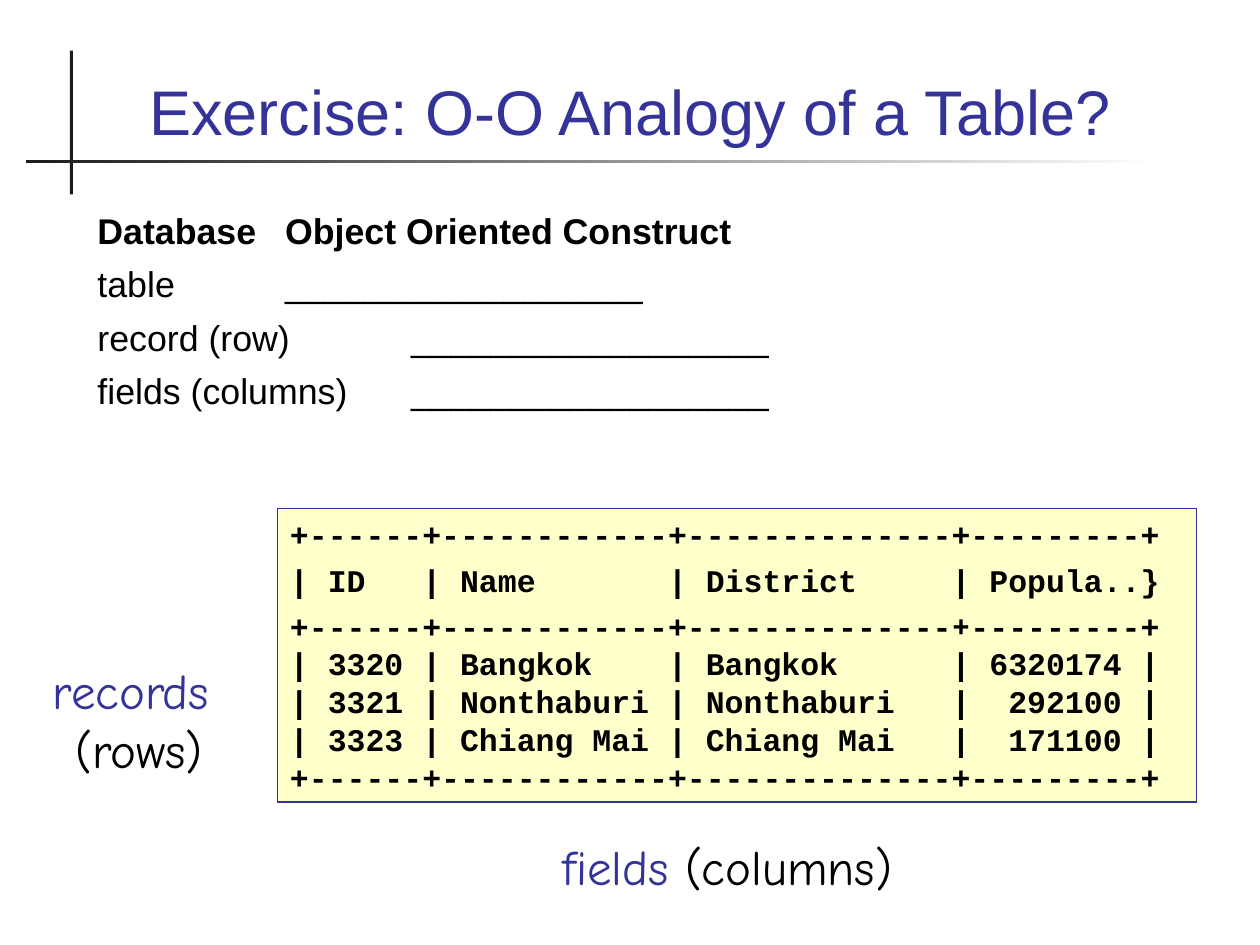
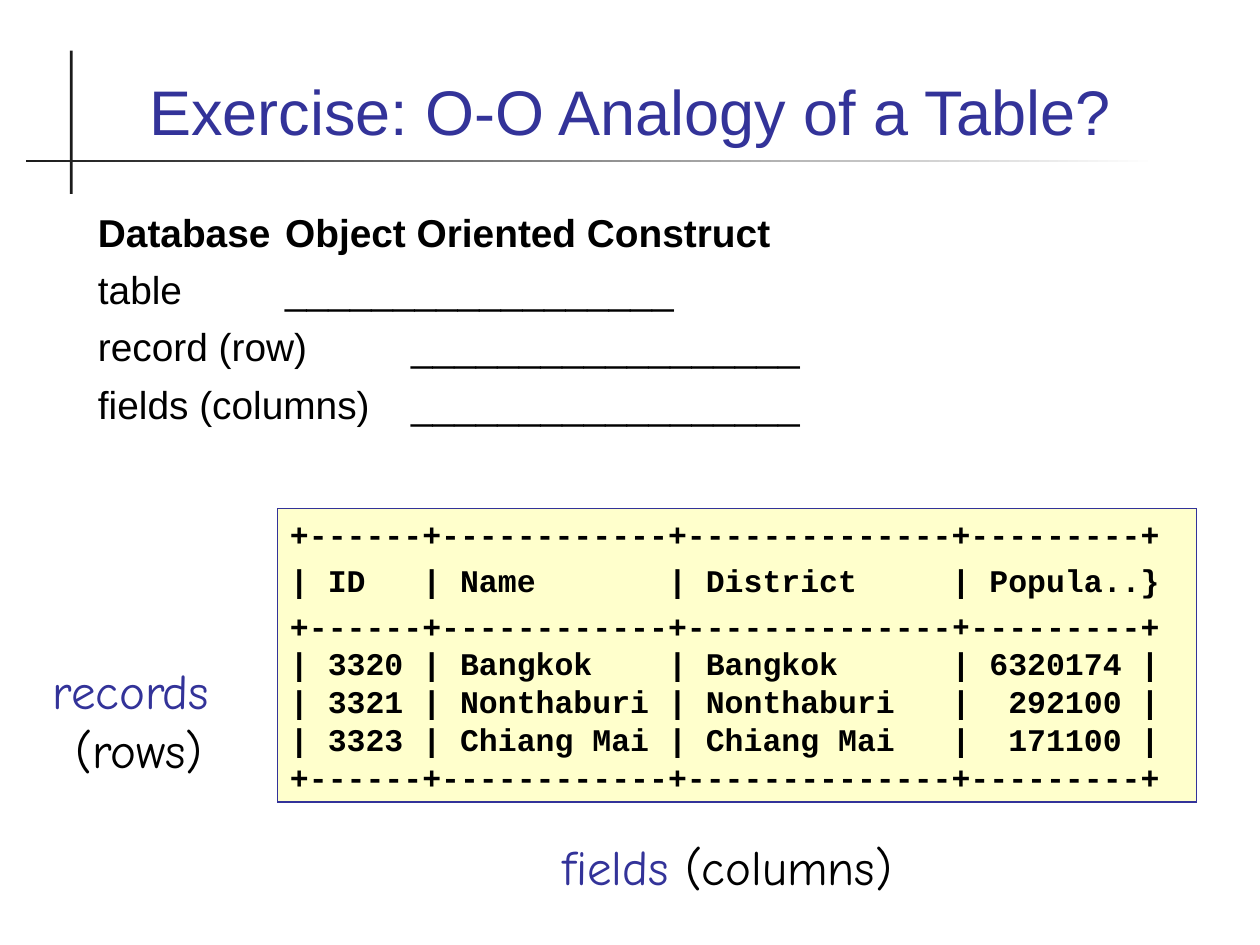
Before and after one commit to cpske/ISP, a slide deck: slide 15 of database/Database-Basics.ppt. Drawn at 1260x945 pixels with LibreOffice and Linux fonts; fonts in the diff are those of the drawing. Boxes give left, top, right and bottom in pixels: in the first picture for what was removed or moved away, otherwise in the second. Text is boxed around its words. In the diff, an @@ line names an element or a change of style, - is before the commit and + after.

Commit message:
add data types and queries to database slides

```diff
--- a/database/Database-Basics.ppt
+++ b/database/Database-Basics.ppt
@@ text "Database Object Oriented Construct" at [98,219,770,426]: size 20.4 to 22.2 pt @@
```
Also in this commit, not shown: 4 other slides changed, 5 slides added, 3 other files.
